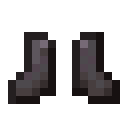
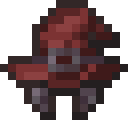
The second (128, 128) image is a revision of the first. Changes to its layers:
hid "netherite_boots", painted on it over [8, 24, 120, 104]
showed "Layer 1 copy 4", painted on it over [0, 0, 128, 96]
showed "Layer 6" over [24, 88, 104, 120]
